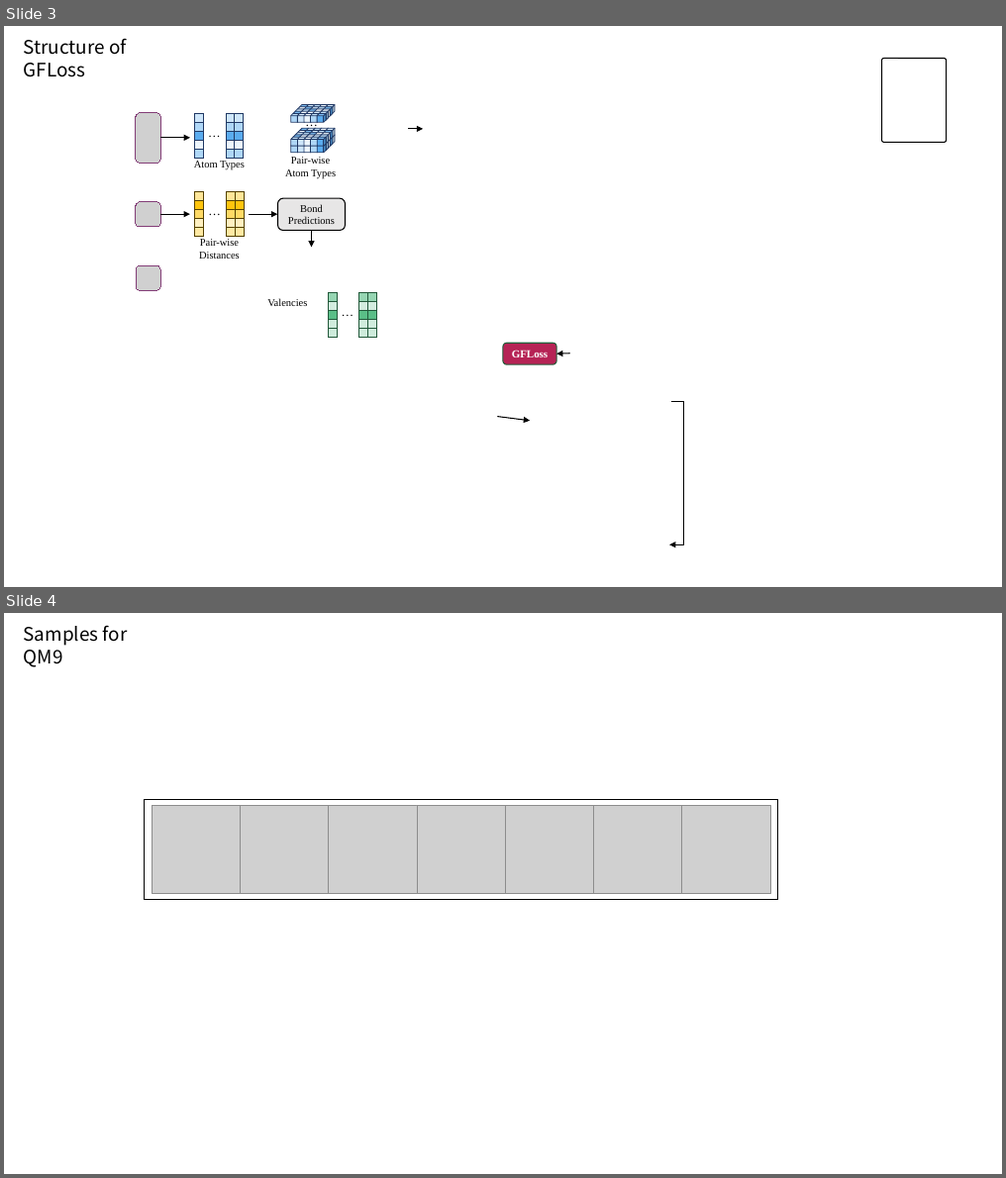
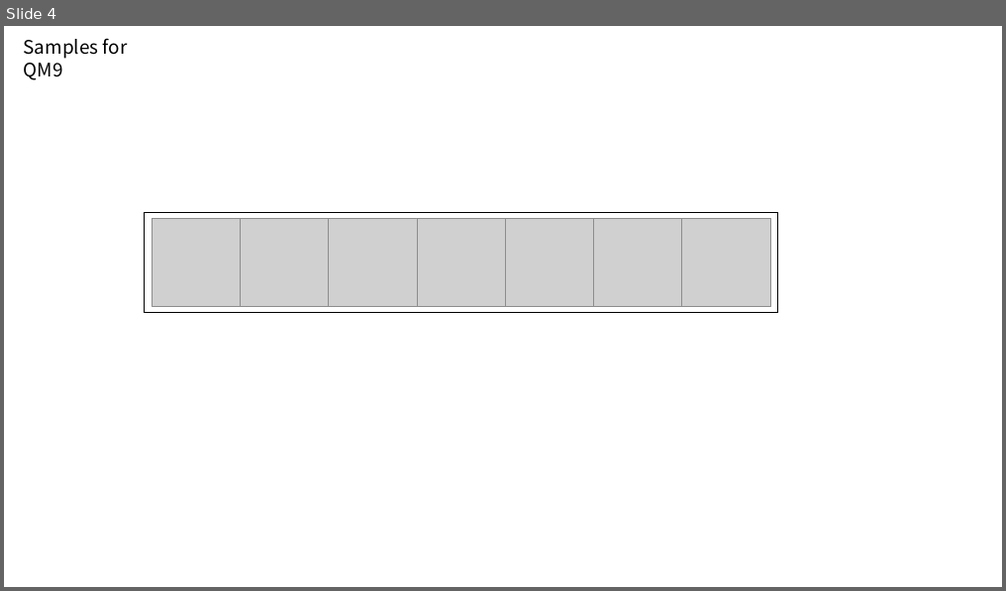
Before and after one commit to LEOXC1571/graduation_project, a slide deck: paper/src_new/figures/figures.pptx. Shown one above the other, each under a label of ours: slides 3 and 4 before the commit, slide 4 after it. The pictures are 1006x1178 and 1006x591 pixels, drawn with LibreOffice and Linux fonts; fonts in the diff are those of the drawing; grey boxes stand for pictures. Boxes give left, top, right and bottom in pixels: in the first picture for what was removed or moved away, otherwise in the second. Text is boxed around its words. In the diff, an @@ line names an element or a change of style, - is before the commit and + after.

```diff
--- a/paper/src_new/figures/figures.pptx
+++ b/paper/src_new/figures/figures.pptx
@@ slide 3 removed at box(4, 26, 1002, 587), background #FFFFFF @@
@@ text removed at box(24, 38, 127, 77) @@
-Structure of GFLoss
@@ rounded rectangle removed at box(882, 59, 946, 142) @@
@@ picture removed at box(136, 113, 160, 163) @@
@@ arrow removed from (160, 138) to (190, 138) @@
@@ arrow removed from (408, 129) to (423, 129) @@
@@ group removed at box(194, 113, 245, 171): 15 rectangles, 2 texts @@
-Atom Types
-…
@@ group removed at box(285, 104, 336, 179): 75 cubes, 2 texts @@
-…
-Pair-wise
-Atom Types
@@ picture removed at box(136, 202, 160, 227) @@
@@ rounded rectangle removed at box(278, 198, 346, 230) @@
-Bond Predictions
@@ arrow removed from (160, 215) to (190, 215) @@
@@ group removed at box(195, 192, 244, 236): 15 rectangles, 1 text @@
-…
@@ arrow removed from (249, 215) to (278, 215) @@
@@ arrow removed from (312, 230) to (312, 248) @@
@@ text removed at box(199, 239, 240, 259) @@
-Pair-wise
-Distances
@@ picture removed at box(136, 266, 160, 290) @@
@@ text removed at box(267, 299, 307, 306) @@
-Valencies
@@ group removed at box(328, 293, 377, 338): 15 rectangles, 1 text @@
-…
@@ rounded rectangle removed at box(503, 344, 557, 366) @@
-GFLoss
@@ arrow removed from (570, 354) to (556, 354) @@
@@ elbow arrow removed from (672, 402) to (669, 545) @@
@@ arrow removed from (497, 417) to (531, 421) @@
```
Also in this commit, not shown: 3 slides changed, 6 slides added, 13 other files.
